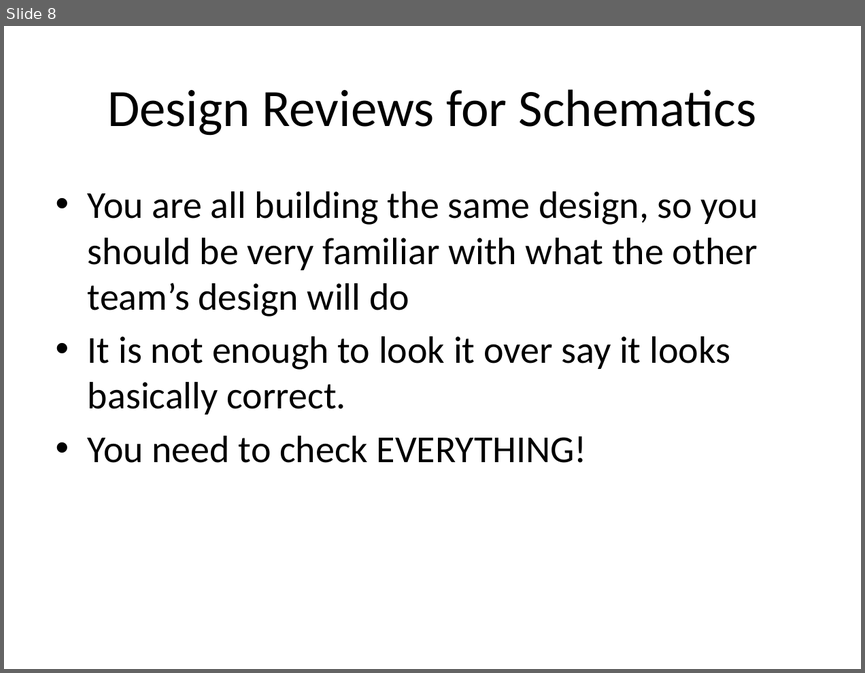
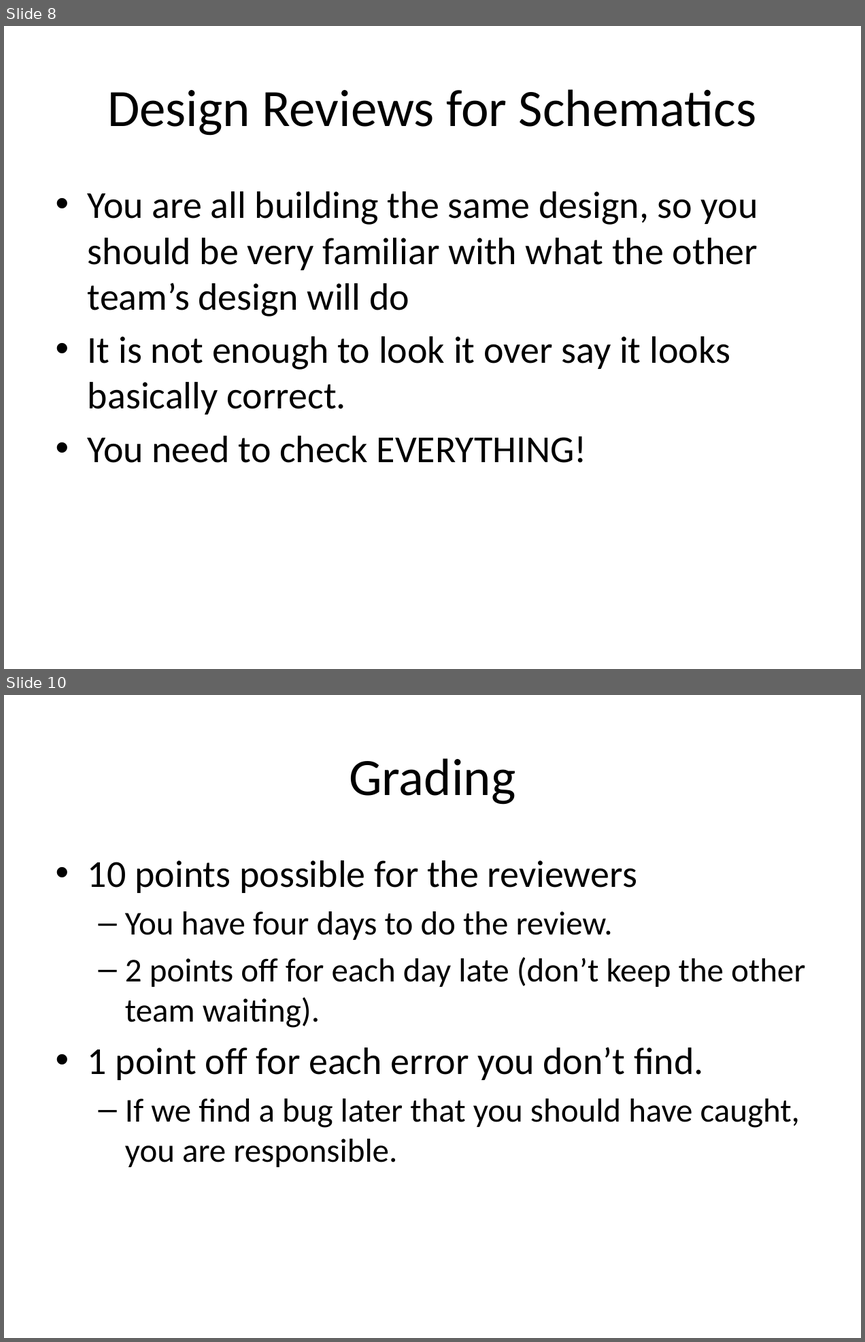
Before and after one commit to NVSL/QuadClass-Resources, a slide deck: Lecture Slides/05-Design Reviews.pptx. Shown one above the other, each under a label of ours: slide 8 before the commit, slides 8 and 10 after it; the slides between them are not shown. The pictures are 865x673 and 865x1342 pixels, drawn with LibreOffice and Linux fonts; fonts in the diff are those of the drawing. Boxes give left, top, right and bottom in pixels: in the first picture for what was removed or moved away, otherwise in the second. Text is boxed around its words. In the diff, an @@ line names an element or a change of style, - is before the commit and + after.

```diff
--- a/Lecture Slides/05-Design Reviews.pptx
+++ b/Lecture Slides/05-Design Reviews.pptx
@@ slide 10 added at [4,695,861,1338], background #FFFFFF @@
@@ title added at [349,758,515,804], 44 pt, text #000000 @@
+Grading
@@ text added at [88,860,805,1167], 28 pt, text #000000 @@
+• 10 points possible for the reviewers
+  – You have four days to do the review.
+  – 2 points off for each day late (don’t keep the other team waiting).
+• 1 point off for each error you don’t find.
+  – If we find a bug later that you should have caught, you are responsible.
```
Also in this commit, not shown: 4 slides changed, 3 other files.
